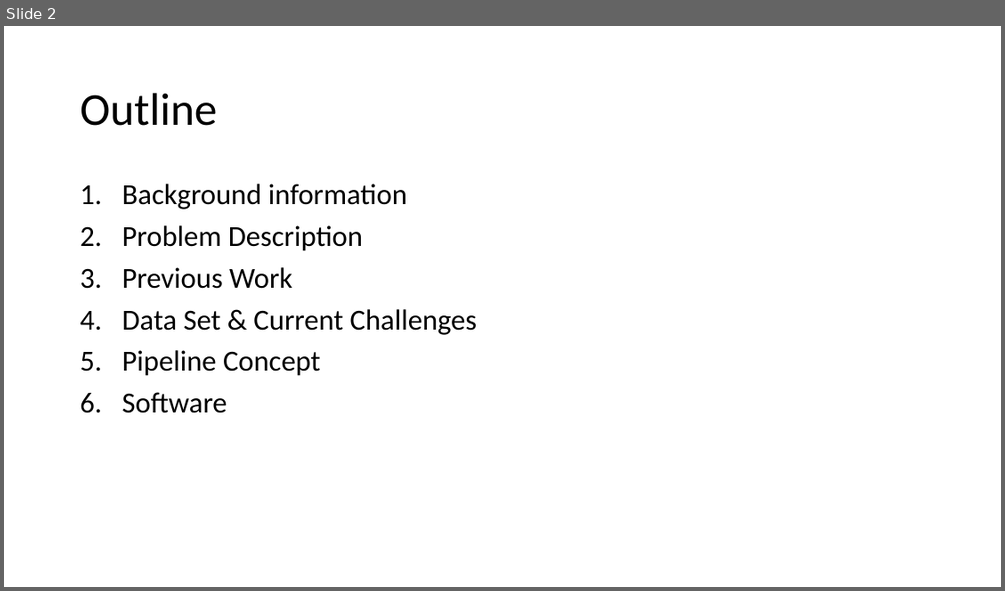
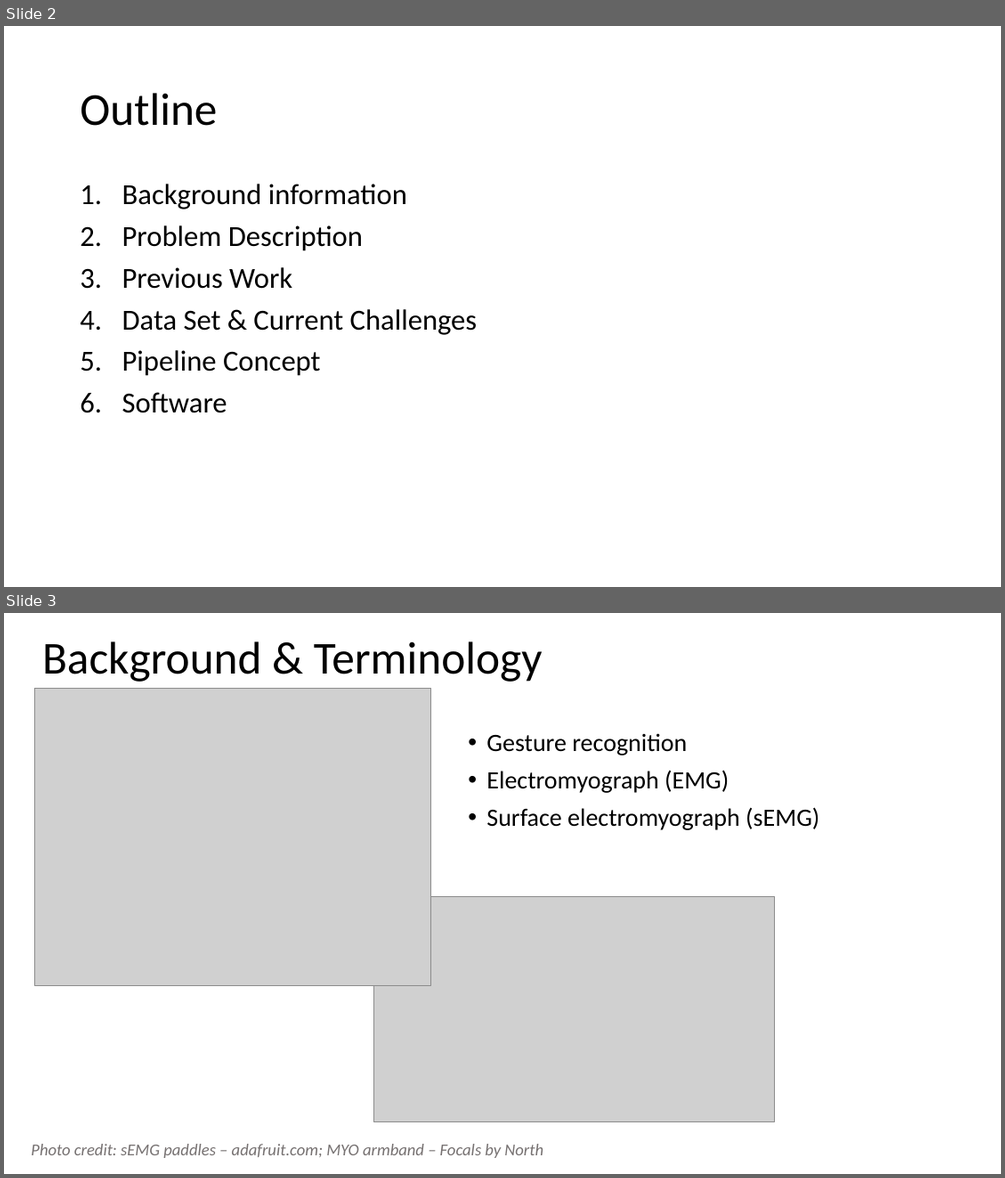
Before and after one commit to samvoisin/TDAforGesturePredictionsEMG, a slide deck: midway_progress/midway_pres.pptx. Shown one above the other, each under a label of ours: slide 2 before the commit, slides 2 and 3 after it. The pictures are 1005x591 and 1005x1178 pixels, drawn with LibreOffice and Linux fonts; fonts in the diff are those of the drawing; grey boxes stand for pictures. Boxes give left, top, right and bottom in pixels: in the first picture for what was removed or moved away, otherwise in the second. Text is boxed around its words. In the diff, an @@ line names an element or a change of style, - is before the commit and + after.

Commit message:
presentation slides

```diff
--- a/midway_progress/midway_pres.pptx
+++ b/midway_progress/midway_pres.pptx
@@ slide 3 added at box(4, 613, 1001, 1174), background #FFFFFF @@
@@ title added at box(42, 641, 542, 682), 44 pt, text #000000 @@
+Background & Terminology
@@ picture added at box(34, 688, 431, 985) @@
@@ text added at box(486, 733, 819, 830), 24 pt, text #000000 @@
+• Gesture recognition
+• Electromyograph (EMG)
+• Surface electromyograph (sEMG)
@@ picture added at box(373, 896, 774, 1121) @@
@@ text added at box(31, 1143, 543, 1158), 16 pt, text #767171, italic @@
+Photo credit: sEMG paddles – adafruit.com; MYO armband – Focals by North
```
Also in this commit, not shown: 4 other slides added, 11 other files.
